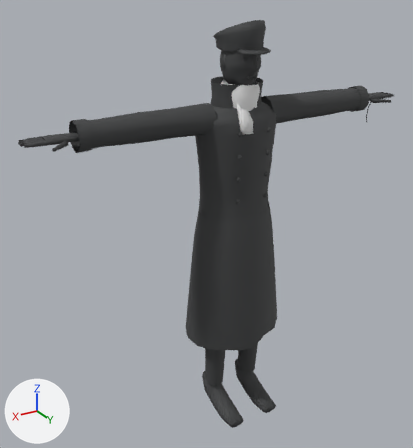
Two versions of the glTF model content/art/models/passenger.glb, one commit apart.
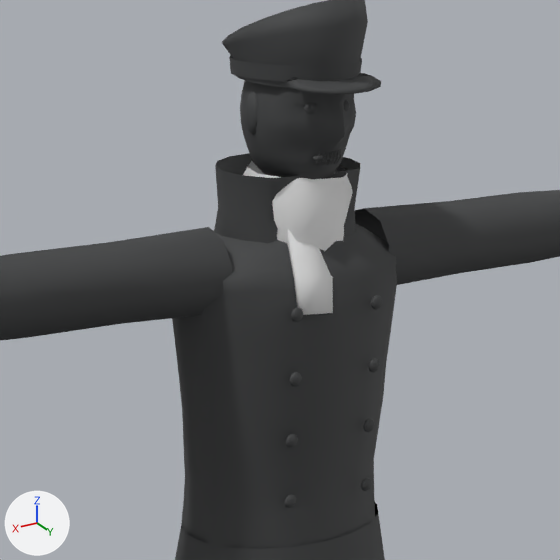
Old and new are each drawn whole from a 50 mm camera at (1.323, 1.959, 1.97) aimed at (0.103, -0.073, 0.954) and again close up on the part from 32% to 81% of the width and 5% to 50% of the height. Arrows for +X, +Y and +Z are at lower left; the lights stay in place. The older version's two pictures come first. Vertices at exactly the same position are counted once.

Before the edit, the objects in view are built like this:
```python
me_passenger_head = bpy.data.meshes.new('passenger_head')
me_passenger_head.from_pydata(...)  # 719 vertices, 1308 faces; spans x -0.081..0.081, y -0.077..0.132, z 1.437..1.779
me_passenger_head.materials.append(mat_passenger_0)  # dark grey #414243
me_passenger_limbs_008 = bpy.data.meshes.new('passenger_limbs.008')
me_passenger_limbs_008.from_pydata(...)  # 694 vertices, 1078 faces; spans x -0.89..0.89, y -0.08..0.2, z -0.01..1.51
me_passenger_limbs_008.materials.append(mat_passenger_0)  # dark grey #414243
me_passenger_scarf_002 = bpy.data.meshes.new('passenger_scarf.002')
me_passenger_scarf_002.from_pydata(...)  # 74 vertices, 112 faces; spans x -0.094..0.097, y -0.087..0.131, z 1.397..1.601
me_passenger_scarf_002.materials.append(mat_passenger_0_paint)  # white #e7e7e7
ob_head = bpy.data.objects.new('head', me_passenger_head)
ob_head.location = (0.0, 0.0, 0.0)
ob_limbs = bpy.data.objects.new('limbs', me_passenger_limbs_008)
ob_limbs.location = (0.0, 0.0, 0.0)
ob_scarf = bpy.data.objects.new('scarf', me_passenger_scarf_002)
ob_scarf.location = (0.0, 0.0, 0.0)
# also in view: 'coat' at (0.005, -0.001, 0.997); 'cap' at (0.0, 0.02, 1.765)
```
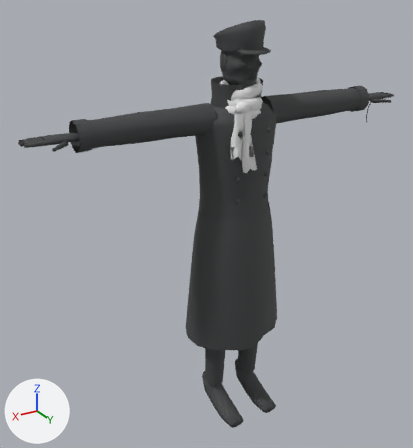
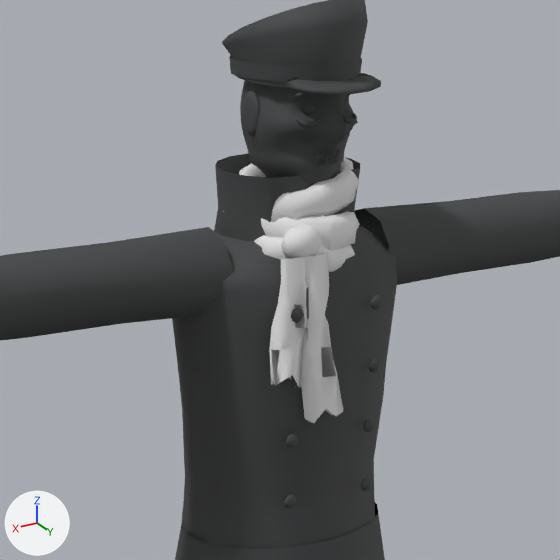
What differs and where, as boxes [x1, y1, x2, y2] in the close-ups (560 x 560 px):
'scarf', reshaped: before [243, 161, 353, 315]; after [223, 157, 360, 423]
part 1 of me_passenger_scarf_002, rebuilt: before [243, 161, 353, 251]; after [223, 211, 360, 250]
part 2 of me_passenger_scarf_002, added: after [254, 235, 355, 272]
part 3 of me_passenger_scarf_002, added: after [239, 157, 359, 222]
part 4 of me_passenger_scarf_002, added: after [281, 225, 321, 259]
part 5 of me_passenger_scarf_002, added: after [301, 253, 343, 423]
part 6 of me_passenger_scarf_002, added: after [270, 257, 308, 387]
part 7 of me_passenger_scarf_002, deleted: before [286, 229, 333, 315]

The change in detail:
me_passenger_scarf_002 is used by ob_scarf; location (0.0, 0.0, 0.0).
me_passenger_scarf_002 had 74 vertices, 112 faces and spanned x -0.094..0.097, y -0.087..0.131, z 1.397..1.601.
me_passenger_scarf_002 now has 672 vertices, 1300 faces and spans x -0.107..0.115, y -0.093..0.149, z 1.241..1.608.
me_passenger_scarf_002 part 1: the loose piece of 56 vertices spanning x -0.094..0.097, y -0.087..0.101, z 1.455..1.601 is rebuilt with 160 vertices and now spans x -0.098..0.102, y -0.083..0.11, z 1.476..1.563.
me_passenger_scarf_002 part 2: a new loose piece of 160 vertices spanning x -0.107..0.098, y -0.093..0.113, z 1.436..1.514, in mat_passenger_0_paint (white #e7e7e7).
me_passenger_scarf_002 part 3: a new loose piece of 160 vertices spanning x -0.089..0.097, y -0.078..0.097, z 1.515..1.608, in mat_passenger_0_paint (white #e7e7e7).
me_passenger_scarf_002 part 4: a new loose piece of 72 vertices spanning x 0.014..0.075, y 0.074..0.121, z 1.472..1.523, in mat_passenger_0_paint (white #e7e7e7).
me_passenger_scarf_002 part 5: a new loose piece of 60 vertices spanning x -0.007..0.06, y 0.102..0.145, z 1.241..1.483, in mat_passenger_0_paint (white #e7e7e7).
me_passenger_scarf_002 part 6: a new loose piece of 60 vertices spanning x 0.043..0.115, y 0.102..0.149, z 1.297..1.483, in mat_passenger_0_paint (white #e7e7e7).
Part 7, on me_passenger_scarf_002:
18 vertices are removed from x -0.011..0.062, y 0.063..0.131, z 1.397..1.517.
28 faces are deleted.
